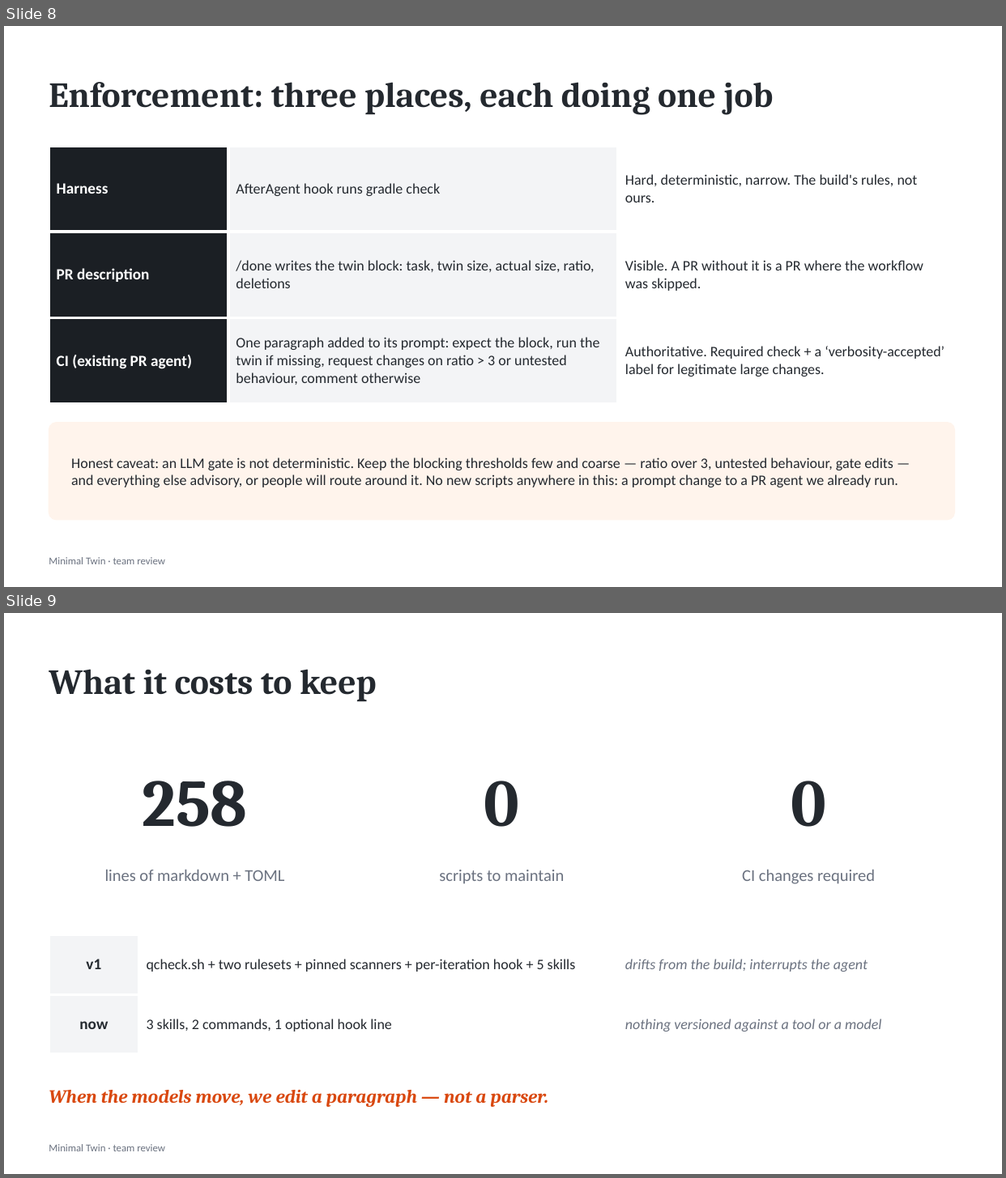
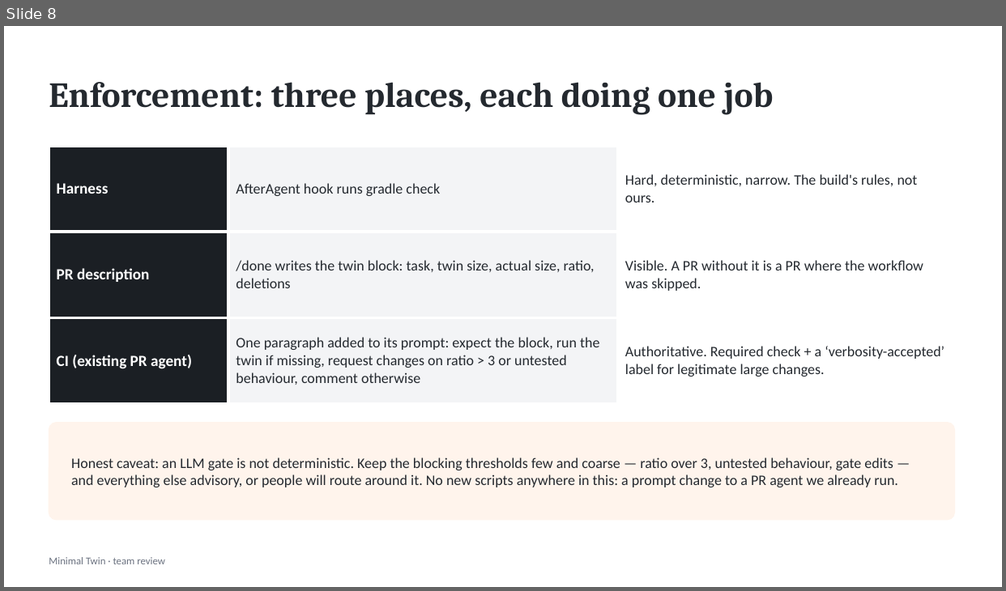
Before and after one commit to fork-demon/code-quality, a slide deck: demo/minimal-twin.pptx. Shown one above the other, each under a label of ours: slides 8 and 9 before the commit, slide 8 after it. The pictures are 1006x1178 and 1006x591 pixels, drawn with LibreOffice and Linux fonts; fonts in the diff are those of the drawing. Boxes give left, top, right and bottom in pixels: in the first picture for what was removed or moved away, otherwise in the second. Text is boxed around its words. In the diff, an @@ line names an element or a change of style, - is before the commit and + after.

```diff
--- a/demo/minimal-twin.pptx
+++ b/demo/minimal-twin.pptx
@@ slide 9 removed at (4, 613, 1002, 1174), background #FFFFFF @@
@@ text removed at (49, 669, 377, 702) @@
-What it costs to keep
@@ text removed at (143, 781, 248, 827) @@
-258
@@ text removed at (484, 781, 520, 827) @@
-0
@@ text removed at (791, 781, 826, 827) @@
-0
@@ text removed at (105, 870, 284, 881) @@
-lines of markdown + TOML
@@ text removed at (439, 870, 564, 884) @@
-scripts to maintain
@@ text removed at (742, 870, 875, 884) @@
-CI changes required
@@ table removed at (49, 935, 955, 1035), 2 rows, 3 columns @@
-v1 | qcheck.sh + two rulesets + pinned scanners + per-iteration hook + 5 skills | drifts from the build; interrupts the agent
-now | 3 skills, 2 commands, 1 optional hook line | nothing versioned against a tool or a model
@@ text removed at (49, 1090, 549, 1107) @@
-When the models move, we edit a paragraph — not a parser.
@@ text removed at (49, 1144, 165, 1152) @@
-Minimal Twin · team review
```
Also in this commit, not shown: 5 slides changed.
